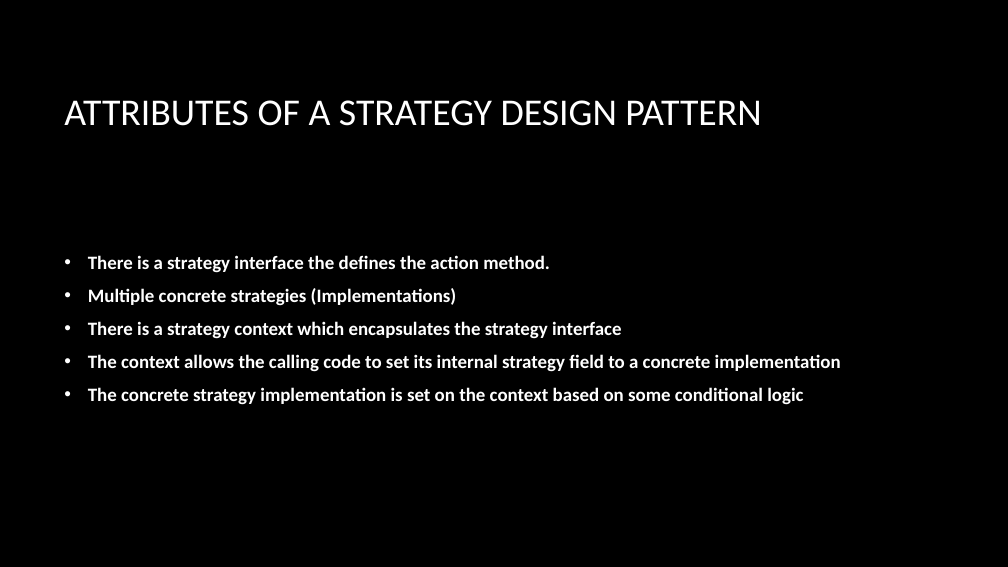
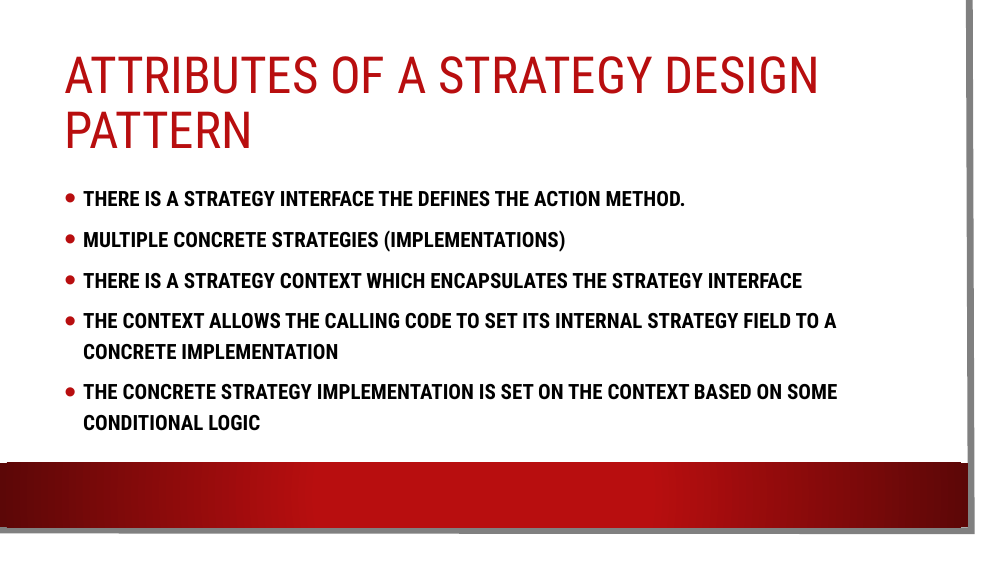
Before and after one commit to dundane/CSC360Demos, a slide deck: slide 102 of CSC360Demo/Design Patterns Slide Show.pptx (slide 99 before the commit). Drawn at 1008x567 pixels with LibreOffice and Linux fonts; fonts in the diff are those of the drawing; background and template pictures are left out. Boxes give left, top, right and bottom in pixels: in the first picture for what was removed or moved away, otherwise in the second. Text is boxed around its words. In the diff, an @@ line names an element or a change of style, - is before the commit and + after.

```diff
--- a/CSC360Demo/Design Patterns Slide Show.pptx
+++ b/CSC360Demo/Design Patterns Slide Show.pptx
@@ rectangle added at (0, 0, 991, 550), fill #FFFFFF @@
@@ freeform shape added at (0, 0, 972, 531), outline #808080 6.5 pt @@
@@ title "ATTRIBUTES OF A STRATEGY DESIGN ..." at (64, 56, 820, 148): size 36 to 48.6 pt, font Calibri to Roboto Condensed, text colour #FFFFFF to #B80E0F; line spacing 1 to 0.9 @@
@@ text at (83, 191, 837, 431): text changed; size 18 to 20 pt; font Calibri to Roboto Condensed; text colour #FFFFFF to #000000 @@
-• There is a strategy interface the defines the action method.
-• Multiple concrete strategies (Implementations)
-• There is a strategy context which encapsulates the strategy interface
-• The context allows the calling code to set its internal strategy field to a concrete implementation
-• The concrete strategy implementation is set on the context based on some conditional logic
+• THERE IS A STRATEGY INTERFACE THE DEFINES THE ACTION METHOD.
+• MULTIPLE CONCRETE STRATEGIES (IMPLEMENTATIONS)
+• THERE IS A STRATEGY CONTEXT WHICH ENCAPSULATES THE STRATEGY INTERFACE
+• THE CONTEXT ALLOWS THE CALLING CODE TO SET ITS INTERNAL STRATEGY FIELD TO A CONCRETE IMPLEMENTATION
+• THE CONCRETE STRATEGY IMPLEMENTATION IS SET ON THE CONTEXT BASED ON SOME CONDITIONAL LOGIC
@@ rectangle added at (0, 463, 968, 527), fill gradient #B80E0F to #5C0707 @@
```
Also in this commit, not shown: 121 other slides changed, 6 slides added, 1 slide removed, 55 other files.
